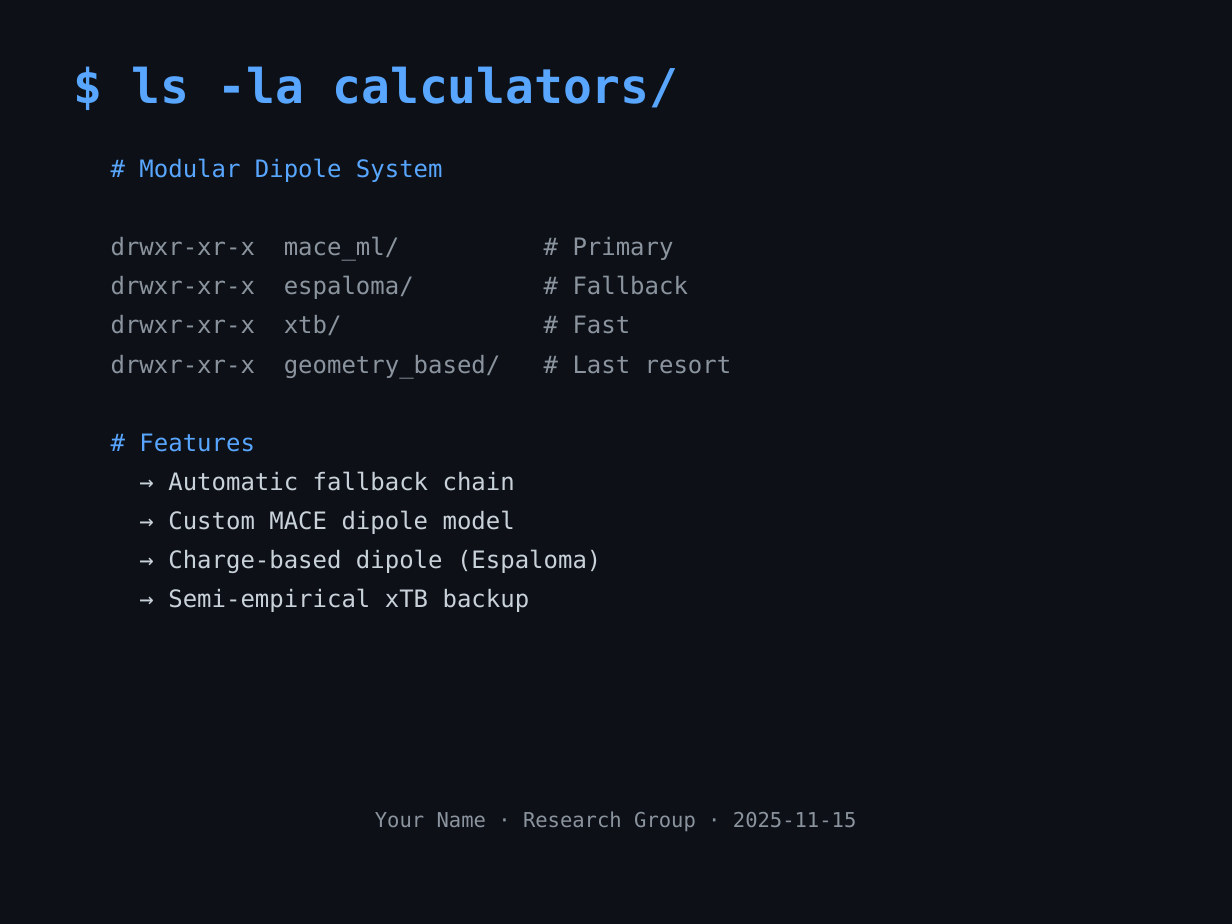
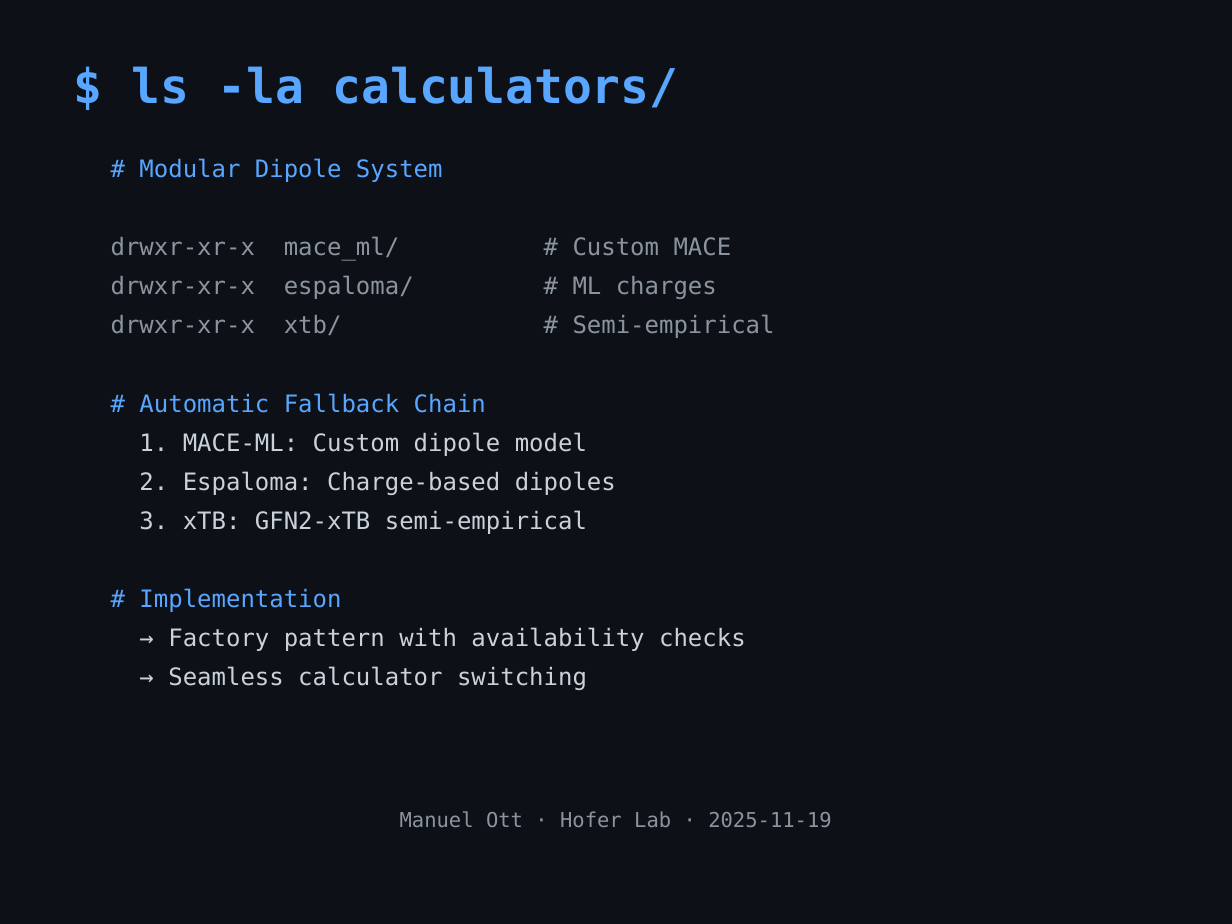
Before and after one commit to mott91/mace_gaussian_interface, a slide deck: slide 5 of presentation/mace_gaussian_presentation.pptx. Drawn at 1232x924 pixels with LibreOffice and Linux fonts; fonts in the diff are those of the drawing. Boxes give left, top, right and bottom in pixels: in the first picture for what was removed or moved away, otherwise in the second. Text is boxed around its words. In the diff, an @@ line names an element or a change of style, - is before the commit and + after.

```diff
--- a/presentation/mace_gaussian_presentation.pptx
+++ b/presentation/mace_gaussian_presentation.pptx
@@ text at box(111, 236, 775, 690): text changed; text colour #8B949E to #C9D1D9 @@
-drwxr-xr-x mace_ml/ # Primary
-drwxr-xr-x espaloma/ # Fallback
-drwxr-xr-x xtb/ # Fast
-drwxr-xr-x geometry_based/ # Last resort
-# Features
-→ Automatic fallback chain
-→ Custom MACE dipole model
-→ Charge-based dipole (Espaloma)
-→ Semi-empirical xTB backup
+drwxr-xr-x mace_ml/ # Custom MACE
+drwxr-xr-x espaloma/ # ML charges
+drwxr-xr-x xtb/ # Semi-empirical
+# Automatic Fallback Chain
+1. MACE-ML: Custom dipole model
+2. Espaloma: Charge-based dipoles
+3. xTB: GFN2-xTB semi-empirical
+# Implementation
+→ Factory pattern with availability checks
+→ Seamless calculator switching
@@ text at box(400, 811, 831, 827): text changed @@
-Your Name · Research Group · 2025-11-15
+Manuel Ott · Hofer Lab · 2025-11-19
```
Also in this commit, not shown: 9 other slides changed, 1 slide added, 1 slide removed, 1 other file.
